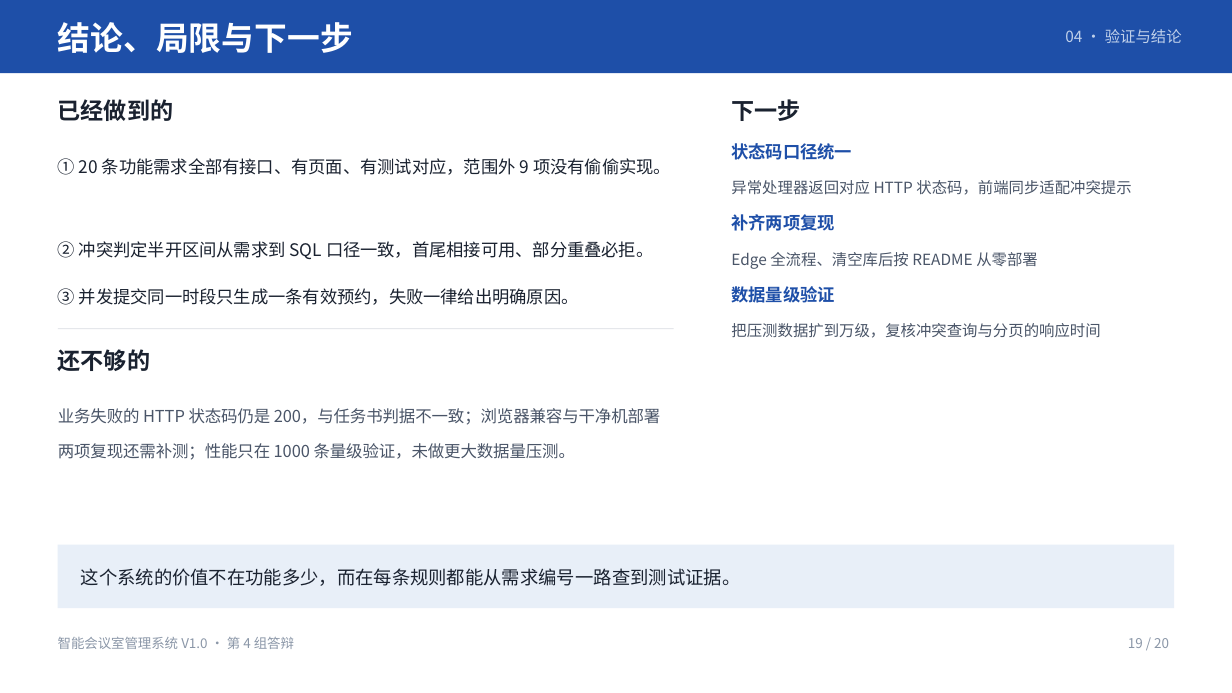
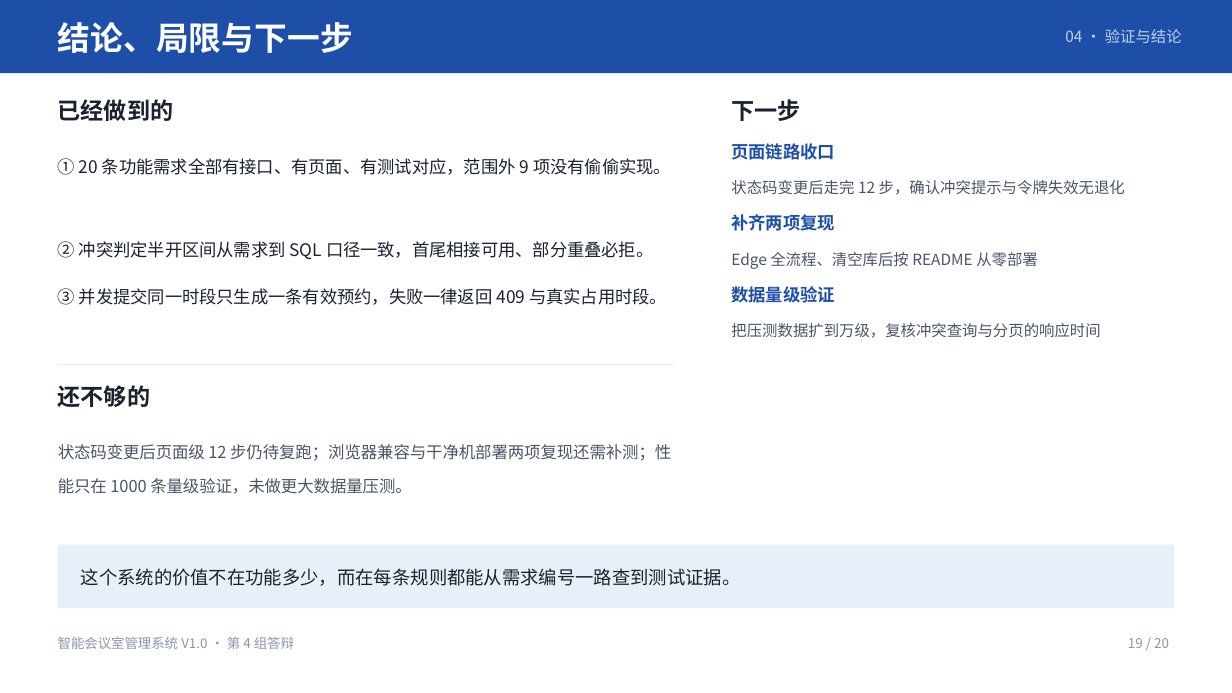
Before and after one commit to KYOUKI-FISH/comprehensive-design, a slide deck: slide 19 of docs/答辩/智能会议室管理系统_答辩/智能会议室管理系统_答辩.pptx. Drawn at 1232x693 pixels with LibreOffice and Linux fonts; fonts in the diff are those of the drawing. Boxes give left, top, right and bottom in pixels: in the first picture for what was removed or moved away, otherwise in the second. Text is boxed around its words. In the diff, an @@ line names an element or a change of style, - is before the commit and + after.

Commit message:
答辩材料口径更新：BUG-07 已修复并复跑（九组 9/9、50 并发 200x1+409x49、status==code），P8/P9 与讲稿同步改口径，新增 NF-04 备答

```diff
--- a/docs/答辩/智能会议室管理系统_答辩/智能会议室管理系统_答辩.pptx
+++ b/docs/答辩/智能会议室管理系统_答辩/智能会议室管理系统_答辩.pptx
@@ text at (731,143,834,160): text changed @@
-状态码口径统一
+页面链路收口
@@ text at (731,180,1125,195): text changed @@
-异常处理器返回对应 HTTP 状态码，前端同步适配冲突提示
+状态码变更后走完 12 步，确认冲突提示与令牌失效无退化
@@ text at (58,288,667,305): text changed @@
-③ 并发提交同一时段只生成一条有效预约，失败一律给出明确原因。
+③ 并发提交同一时段只生成一条有效预约，失败一律返回 409 与真实占用时段。
@@ text "还不够的": place and size @@
-text "还不够的" at (58,349,150,371)
+text "还不够的" at (58,385,150,407)
@@ rectangle: place and size @@
-rectangle at (57,328,674,329)
+rectangle at (57,364,674,365)
@@ text at (58,444,671,494): text changed @@
-业务失败的 HTTP 状态码仍是 200，与任务书判据不一致；浏览器兼容与干净机部署两项复现还需补测；性能只在 1000 条量级验证，未做更大数据量压测。
+状态码变更后页面级 12 步仍待复跑；浏览器兼容与干净机部署两项复现还需补测；性能只在 1000 条量级验证，未做更大数据量压测。
```
Also in this commit, not shown: 1 other slide changed, 9 other files.
